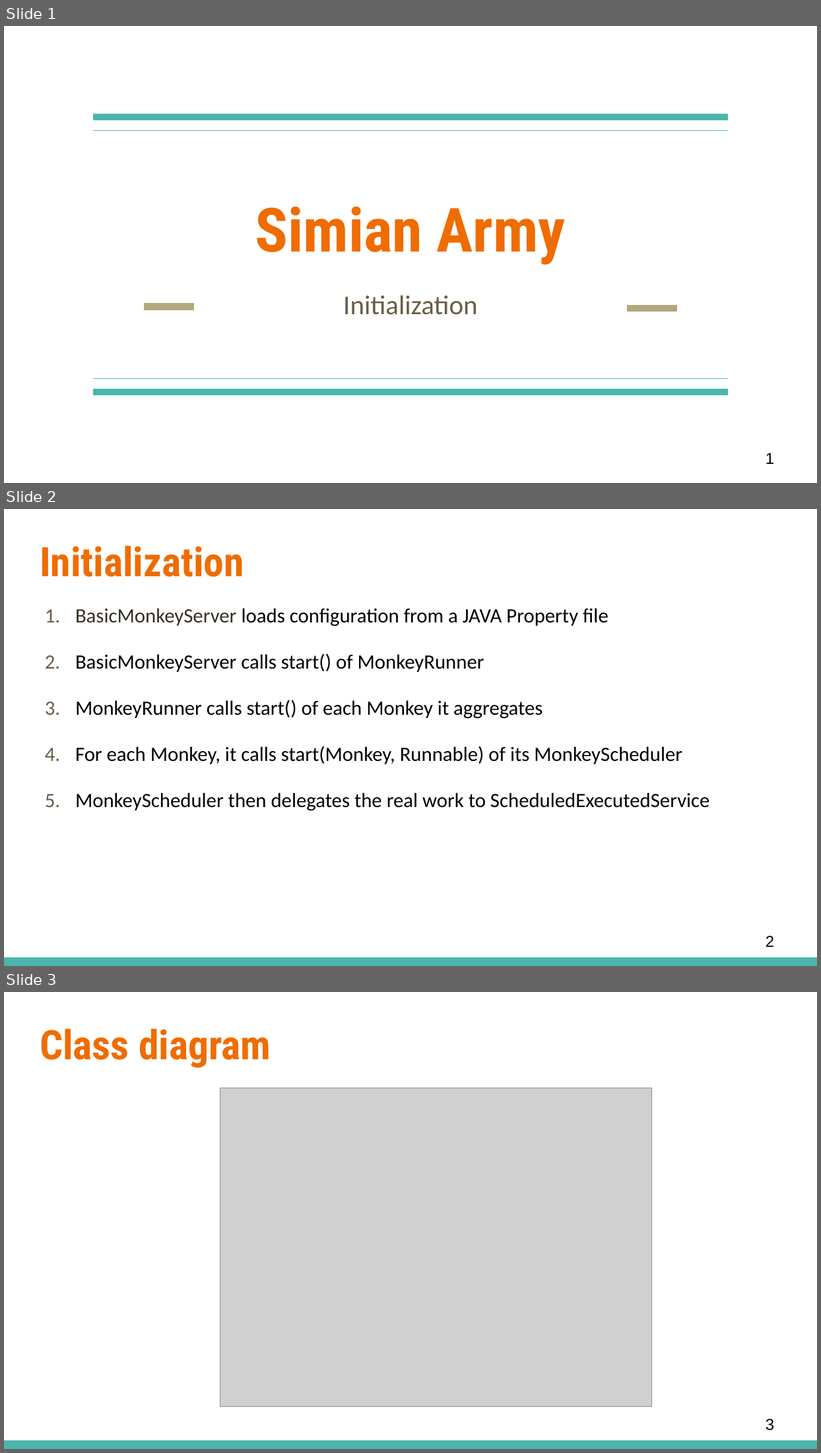
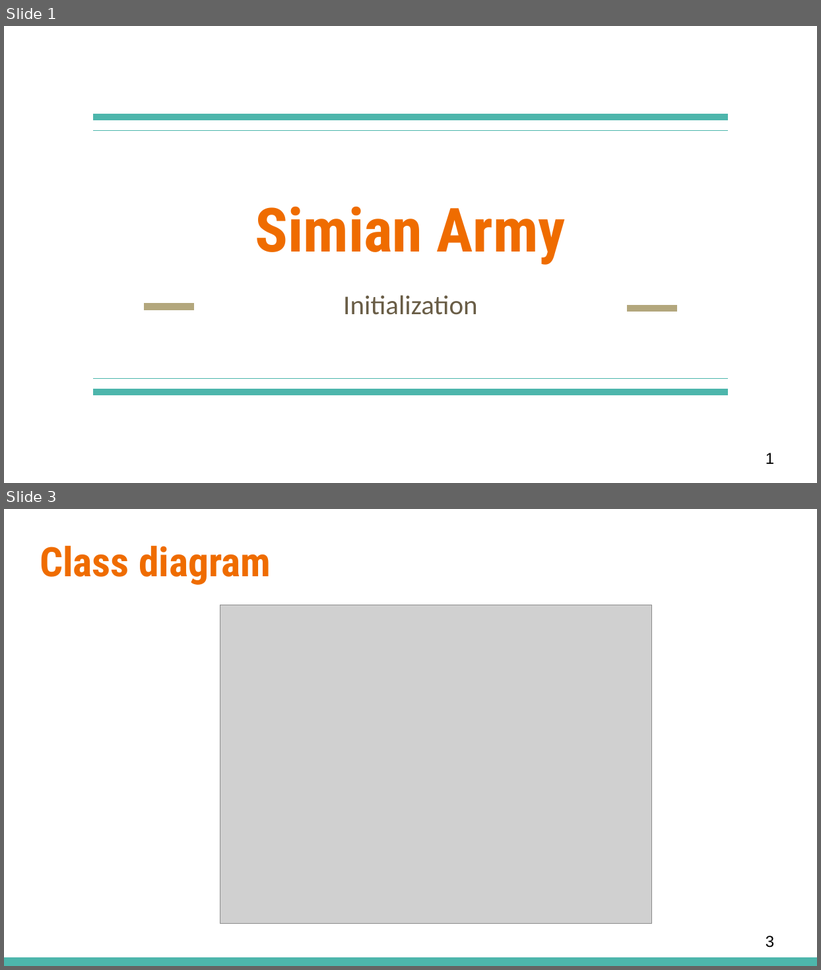
Before and after one commit to allen1759/NTU105-2_Software-Engineering, a slide deck: MeetingMinutes/SimianArmy_RelatedFiles/initialization_command.pptx. Shown one above the other, each under a label of ours: slides 1, 2 and 3 before the commit, slides 1 and 3 after it; the slides between them are not shown. The pictures are 821x1453 and 821x970 pixels, drawn with LibreOffice and Linux fonts; fonts in the diff are those of the drawing; grey boxes stand for pictures. Boxes give left, top, right and bottom in pixels: in the first picture for what was removed or moved away, otherwise in the second. Text is boxed around its words. In the diff, an @@ line names an element or a change of style, - is before the commit and + after.

```diff
--- a/MeetingMinutes/SimianArmy_RelatedFiles/initialization_command.pptx
+++ b/MeetingMinutes/SimianArmy_RelatedFiles/initialization_command.pptx
@@ slide 2 removed at bbox=[4, 509, 817, 966], background #FFFFFF; not listed: 1 template element that a slide beside it also shows @@
@@ title removed at bbox=[40, 545, 244, 577] @@
-Initialization
@@ text removed at bbox=[75, 608, 710, 811] @@
-1. BasicMonkeyServer loads configuration from a JAVA Property file
-2. BasicMonkeyServer calls start() of MonkeyRunner
-3. MonkeyRunner calls start() of each Monkey it aggregates
-4. For each Monkey, it calls start(Monkey, Runnable) of its MonkeyScheduler
-5. MonkeyScheduler then delegates the real work to ScheduledExecutedService
@@ page number removed at bbox=[766, 936, 774, 947] @@
-2
```
Also in this commit, not shown: 1 slide changed, 1 slide added.
